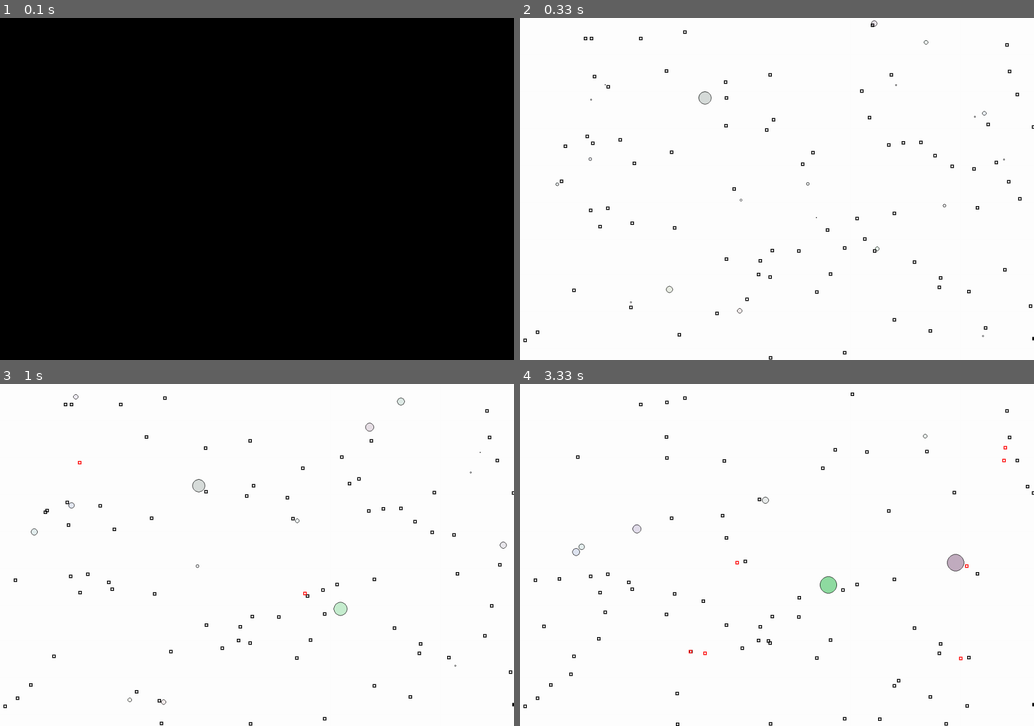
Above: before the commit, frames 1-4 (two rows, left to right).
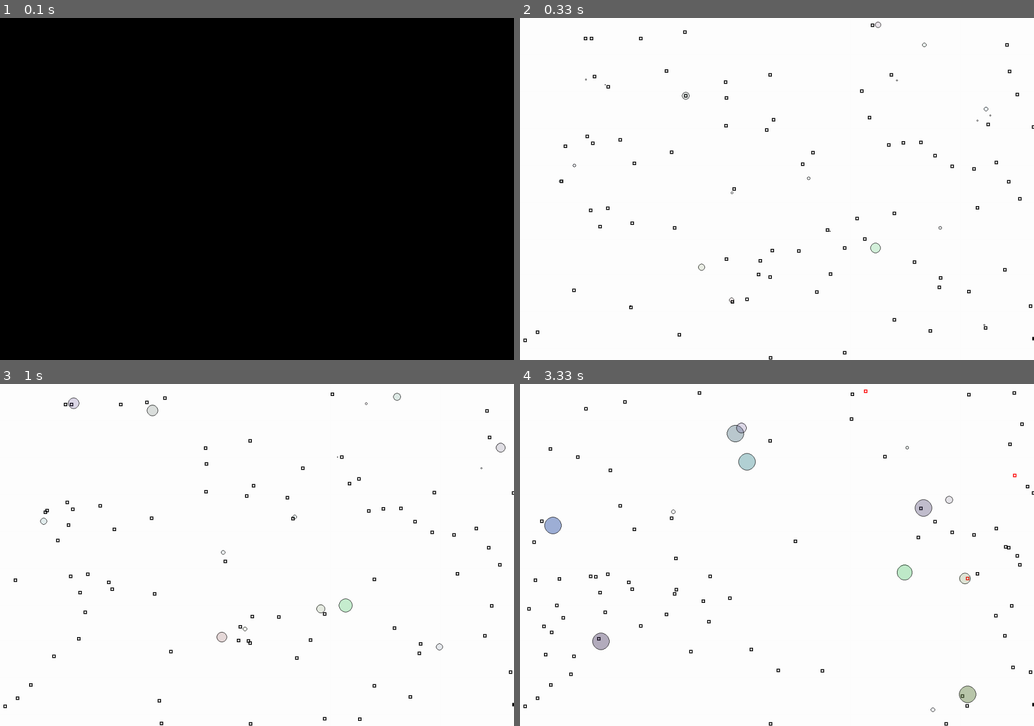
Above: after the commit, the same moments.

Repository: logularjason/gol
Game: pygame game, started from gol.py
The game is run twice, just before and just after one commit, with the same random seed, the same clock (stepped at 60 frames per second) and the same inputs.
Inputs:
- Up to frame 1 (0.1 s): no input
- Up to frame 2 (0.33 s): no input
- Up to frame 3 (1 s): no input
- Up to frame 4 (3.33 s): no input

Frame 1 is identical in both runs. In frame 2, 0.3% of the frame differs, in the area x 6-95%, y 0-94%; in frame 3, 0.8%; in frame 4, 2.2%, in the area x 1-100%, y 1-100%.

Commit message:
Fix smell fuzz

Diff:
--- a/food.py
+++ b/food.py
@@ -26,20 +26,27 @@
         smell = creature.dna.smell
         dx = self.x - creature.x
         dy = self.y - creature.y
+        # This varies on interval [badSmell, goodSmell] = [0, 1]
         normalisedSmell = ((smell - NORMALISED_GENE_MIN) / NORMALISED_GENE_RANGE)
-        smellCostFactor = (1 - normalisedSmell) * SMELL_FACTOR + (1 - SMELL_FACTOR)
+        # This varies on interval [badSmell, goodSmell] = [0.3, 0]
+        # when SMELL_FACTOR=0.3
+        smellCostFactor = (1 - normalisedSmell) * SMELL_FACTOR
         distance = math.sqrt(dx * dx + dy * dy)
         #print ("smell =", smell, "normalisedSmell = ", normalisedSmell, " smellCostFactor =", smellCostFactor)
-        return distance * smellCostFactor
+        return distance + (distance * smellCostFactor * random.randint(-1, 1))
 
     # return the direction of the food
     def direction(self, creature):
         smell = creature.dna.smell
         dx = self.x - creature.x
         dy = self.y - creature.y
+        # This varies on interval [badSmell, goodSmell] = [0, 1]
         normalisedSmell = ((smell - NORMALISED_GENE_MIN) / NORMALISED_GENE_RANGE)
-        smellCostFactor = (1 - normalisedSmell) * SMELL_FACTOR + (1 - SMELL_FACTOR)
-        return math.atan2(dy, dx)+ (smellCostFactor * random.randint(-1, 1))
+        # This varies on interval [badSmell, goodSmell] = [0.3, 0]
+        # when SMELL_FACTOR=0.3
+        smellCostFactor = (1 - normalisedSmell) * SMELL_FACTOR
+        angle = math.atan2(dy, dx)
+        return angle + (angle * smellCostFactor * random.randint(-1, 1))
 
 class Foodlist:
     def __init__(self, screen, creatureList):
